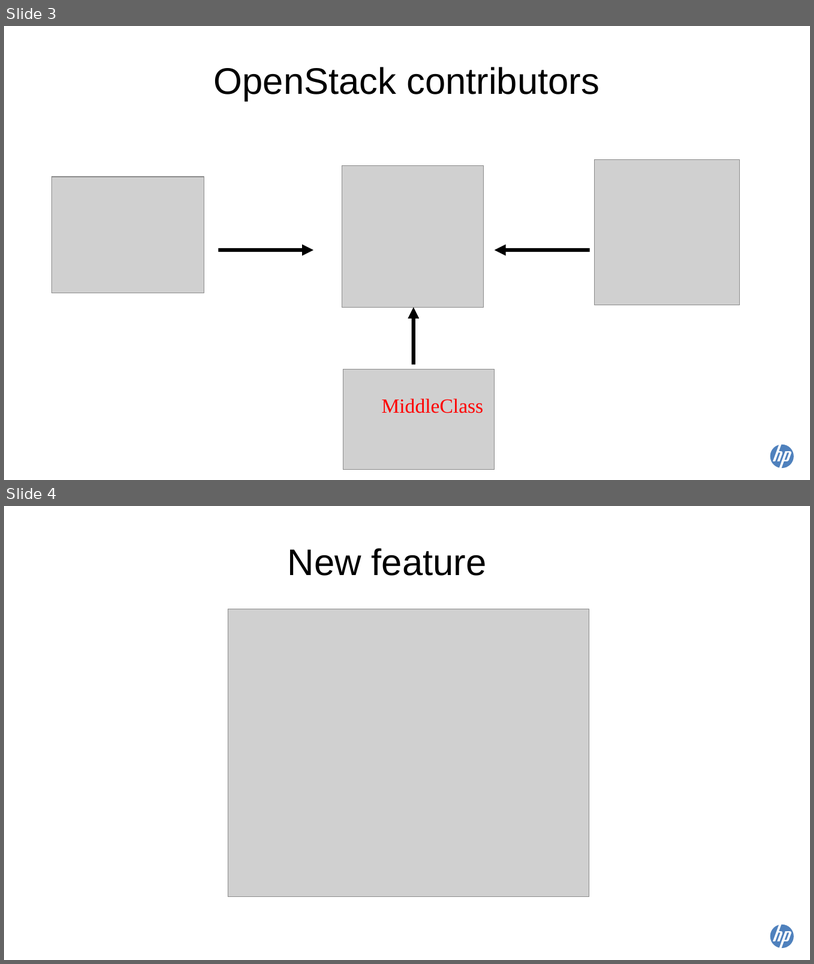
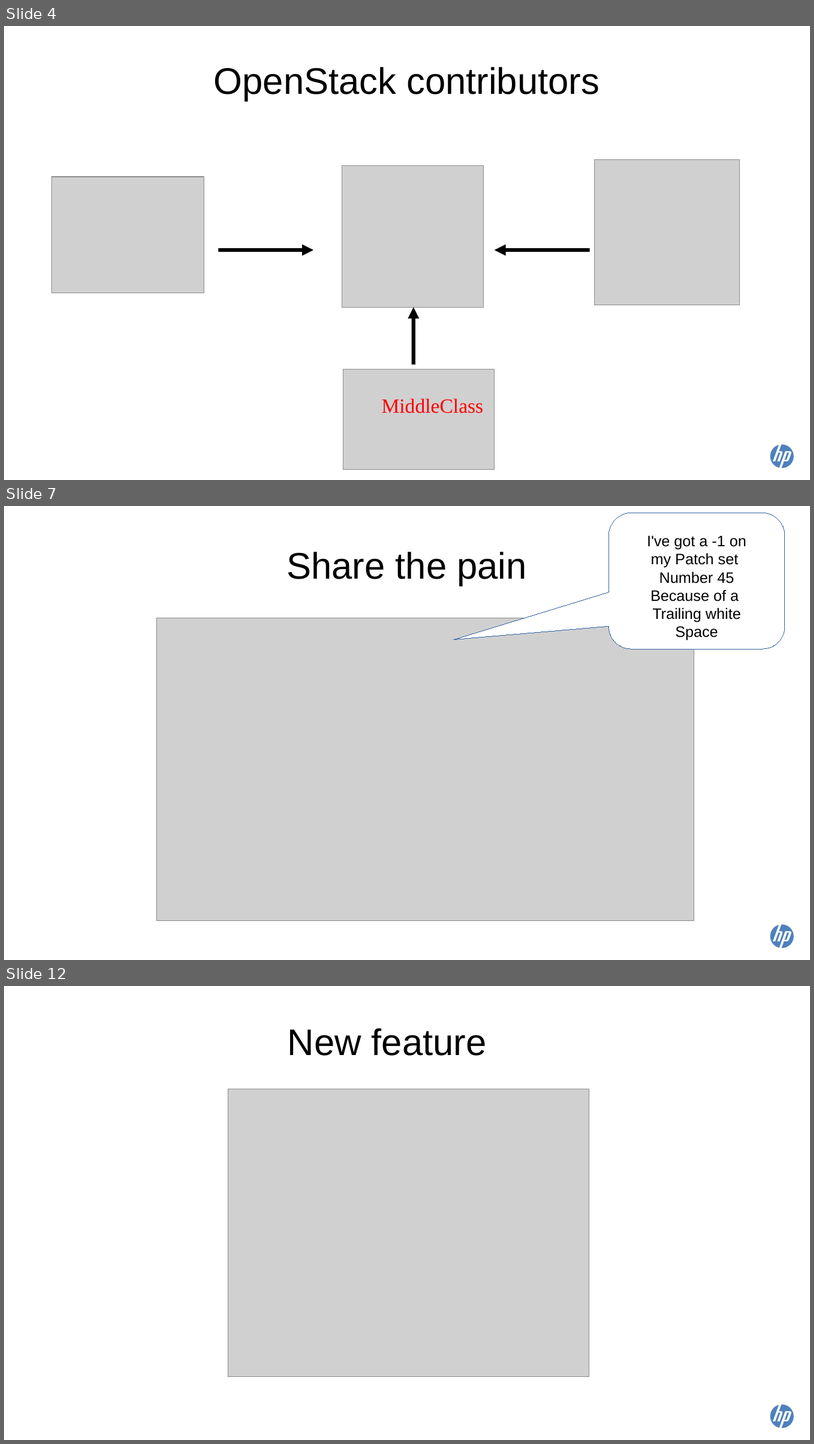
Before and after one commit to scottdangelo/TokyoSummitTalk, a slide deck: Tokyo2015_ROZ.odp. Shown one above the other, each under a label of ours: slides 3 and 4 before the commit, slides 4, 7 and 12 after it; the slides between them are not shown. The pictures are 814x964 and 814x1444 pixels, drawn with LibreOffice and Linux fonts; fonts in the diff are those of the drawing; grey boxes stand for pictures. Boxes give left, top, right and bottom in pixels: in the first picture for what was removed or moved away, otherwise in the second. Text is boxed around its words. In the diff, an @@ line names an element or a change of style, - is before the commit and + after.

```diff
--- a/Tokyo2015_ROZ.odp
+++ b/Tokyo2015_ROZ.odp
@@ slide 7 added at bbox=[4, 506, 810, 960], background #FFFFFF; not listed: 1 template element that a slide beside it also shows @@
@@ rounded speech box added at bbox=[609, 513, 785, 649], fill #FFFFFF, outline #3465A4 0 pt, 18 pt, text #000000 @@
+I've got a -1 on
+my Patch set
+Number 45
+Because of a
+Trailing white
+Space
@@ title added at bbox=[287, 552, 527, 586], 44 pt, text #000000 @@
+Share the pain
@@ picture added at bbox=[156, 618, 694, 921] @@
@@ what was slide 3 is now slide 4 @@
@@ what was slide 4 is now slide 12 @@
```
Also in this commit, not shown: 2 slides changed, 9 other slides added, 1 other file.
